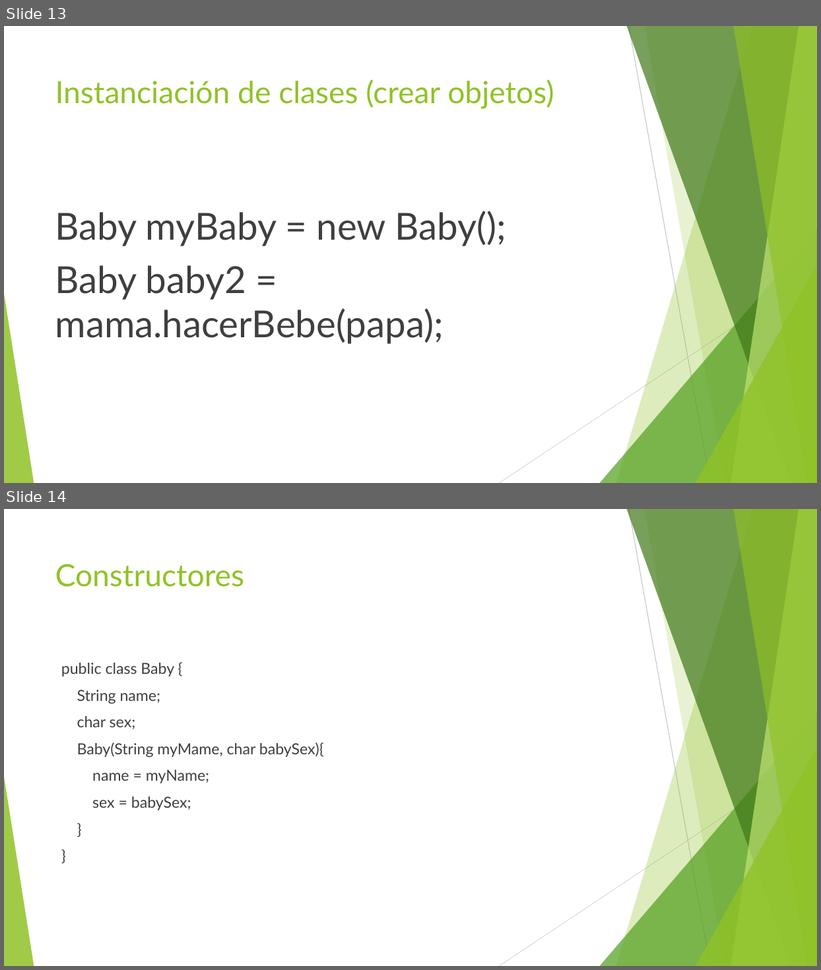
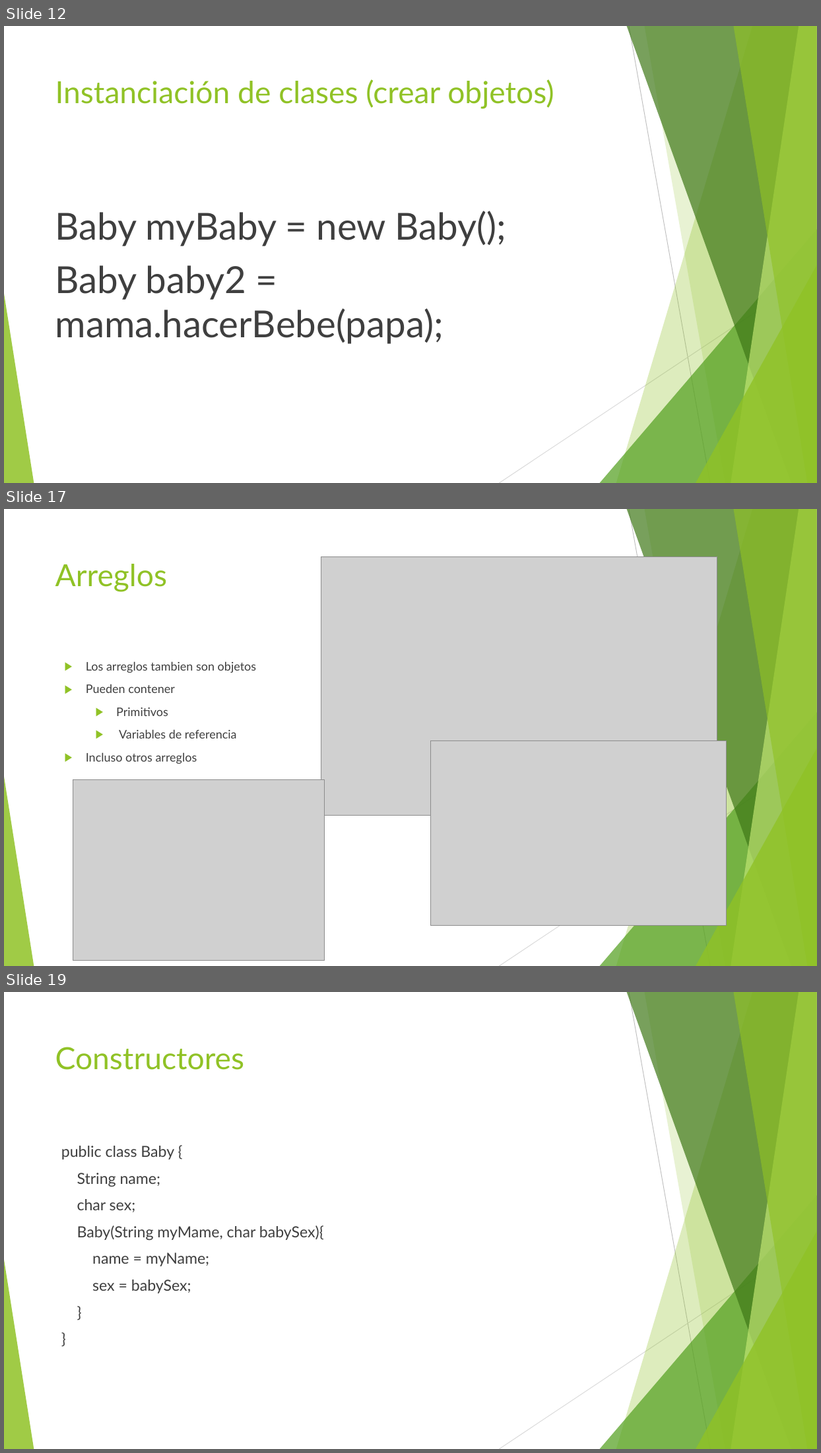
Before and after one commit to jomarnavarro/javaOoBasico, a slide deck: slides/Selenium, Module3.pptx. Shown one above the other, each under a label of ours: slides 13 and 14 before the commit, slides 12, 17 and 19 after it; the slides between them are not shown. The pictures are 821x970 and 821x1453 pixels, drawn with LibreOffice and Linux fonts; fonts in the diff are those of the drawing; grey boxes stand for pictures. Boxes give left, top, right and bottom in pixels: in the first picture for what was removed or moved away, otherwise in the second. Text is boxed around its words. In the diff, an @@ line names an element or a change of style, - is before the commit and + after.

```diff
--- a/slides/Selenium, Module3.pptx
+++ b/slides/Selenium, Module3.pptx
@@ slide 17 added at bbox=[4, 509, 817, 966], background #FFFFFF; not listed: 10 template elements that a slide beside it also shows @@
@@ title added at bbox=[55, 564, 167, 591], 36 pt, text #90C226 @@
+Arreglos
@@ picture added at bbox=[321, 557, 717, 815] @@
@@ text added at bbox=[86, 661, 256, 764], 14 pt, text #3F3F3F @@
+▶ Los arreglos tambien son objetos
+▶ Pueden contener
+  ▶ Primitivos
+  ▶ Variables de referencia
+▶ Incluso otros arreglos
@@ picture added at bbox=[431, 741, 726, 925] @@
@@ picture added at bbox=[73, 780, 324, 962] @@
@@ what was slide 13 is now slide 12 @@
@@ what was slide 14 is now slide 19 @@
```
Also in this commit, not shown: 5 other slides added, 1 slide removed, 20 other files.
